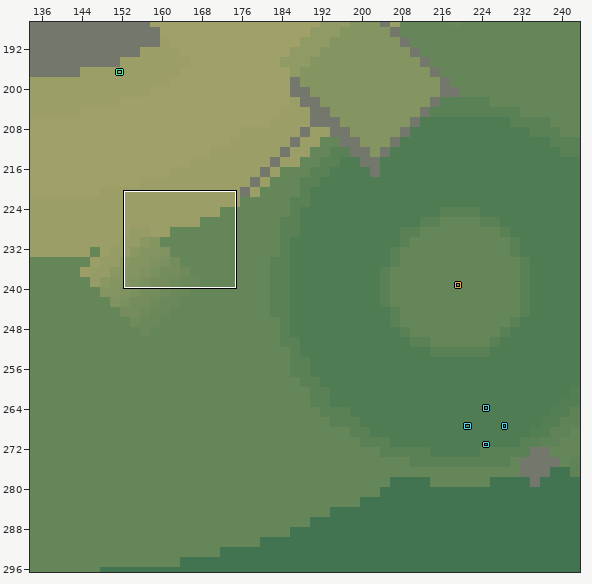
An edit to a level. LDtk project, game/content/maps/world.ldtk. Above, an overview of the earlier version with the close-up marked.
Close-up. Before the edit:
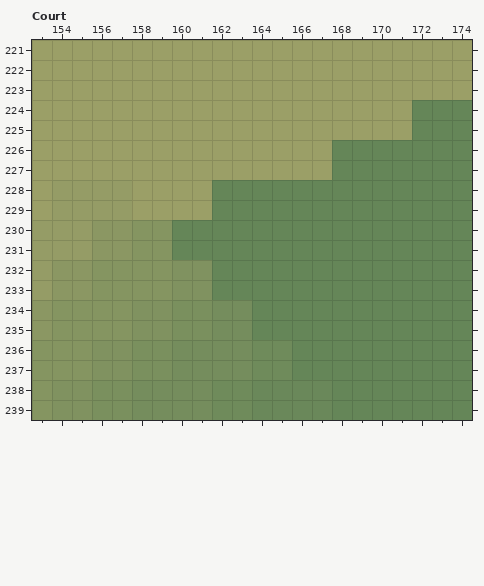
Cells are 10x10 px. Shown: Court x 153..174, y 221..239. The commit also changed other parts of the map, which this record leaves out.
After:
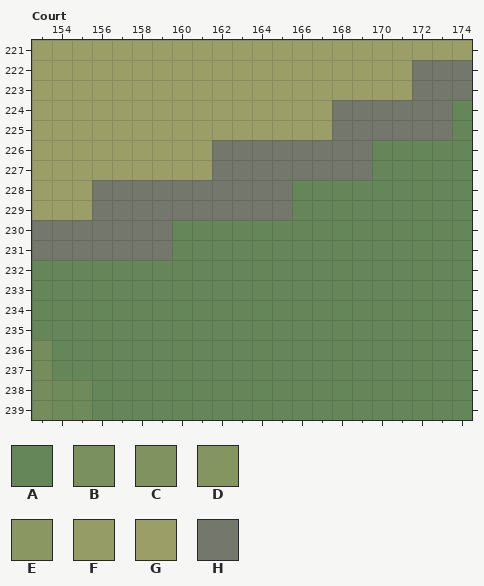
Key: from "Height": A 26 "t26", B 30 "t30", C 31 "t31", D 32 "t32", E 33 "t33", F 35 "t35", G 36 "t36"; from "Terrain": H 1 "rock".
_ is an empty cell, # one hidden under a higher layer.
Changes in this commit:
{"where": "layer \"Height\""}
{"y":222,"x":172,"old":"GGG","new":"###"}
{"y":223,"x":172,"old":"GGG","new":"###"}
{"y":224,"x":168,"old":"GGGGAA","new":"######"}
{"y":225,"x":168,"old":"GGGGAA","new":"######"}
{"y":226,"x":162,"old":"GGGGGGAA","new":"########"}
{"y":227,"x":162,"old":"GGGGGGAA","new":"########"}
{"y":228,"x":156,"old":"FFGGGGAAAA","new":"##########"}
{"y":229,"x":156,"old":"FFGGGGAAAA","new":"##########"}
{"y":230,"x":153,"old":"FFFEEDD","new":"#######"}
{"y":231,"x":153,"old":"FFFEEDD","new":"#######"}
{"y":232,"x":153,"old":"FEEDDDDCC","new":"AAAAAAAAA"}
{"y":233,"x":153,"old":"FEEDDDDCC","new":"AAAAAAAAA"}
{"y":234,"x":153,"old":"EDDDDCCBB","new":"AAAAAAAAA"}
{"y":235,"x":153,"old":"EDDDDCCBB","new":"AAAAAAAAA"}
{"y":236,"x":154,"old":"DDCCBB","new":"AAAAAA"}
{"y":237,"x":154,"old":"DDCCBB","new":"AAAAAA"}
{"y":238,"x":156,"old":"BB","new":"AA"}
{"y":239,"x":156,"old":"BB","new":"AA"}
{"where": "layer \"Terrain\""}
{"y":222,"x":172,"old":"___","new":"HHH"}
{"y":223,"x":172,"old":"___","new":"HHH"}
{"y":224,"x":168,"old":"______","new":"HHHHHH"}
{"y":225,"x":168,"old":"______","new":"HHHHHH"}
{"y":226,"x":162,"old":"________","new":"HHHHHHHH"}
{"y":227,"x":162,"old":"________","new":"HHHHHHHH"}
{"y":228,"x":156,"old":"__________","new":"HHHHHHHHHH"}
{"y":229,"x":156,"old":"__________","new":"HHHHHHHHHH"}
{"y":230,"x":153,"old":"_______","new":"HHHHHHH"}
{"y":231,"x":153,"old":"_______","new":"HHHHHHH"}
{"label":"changed","picture_box":[32,60,472,420]}
